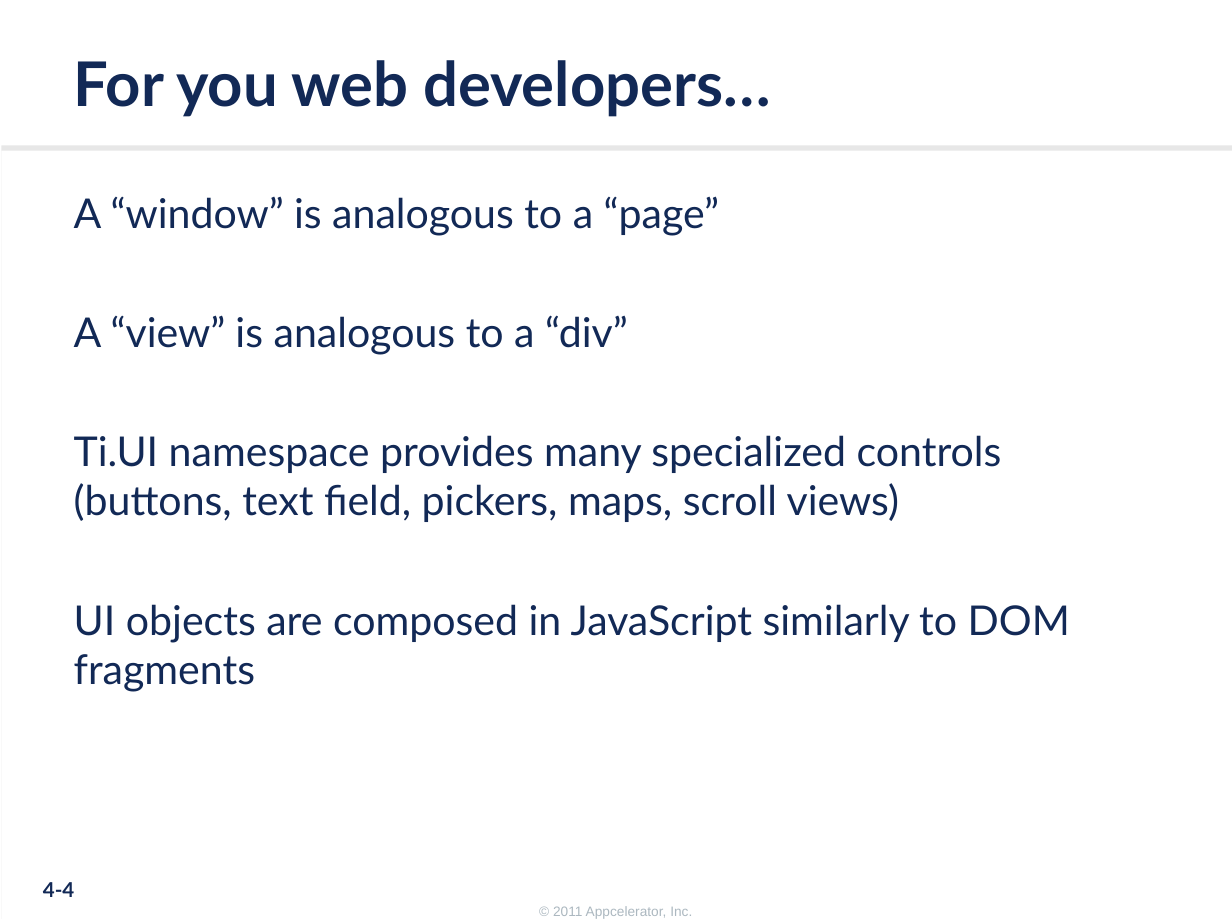
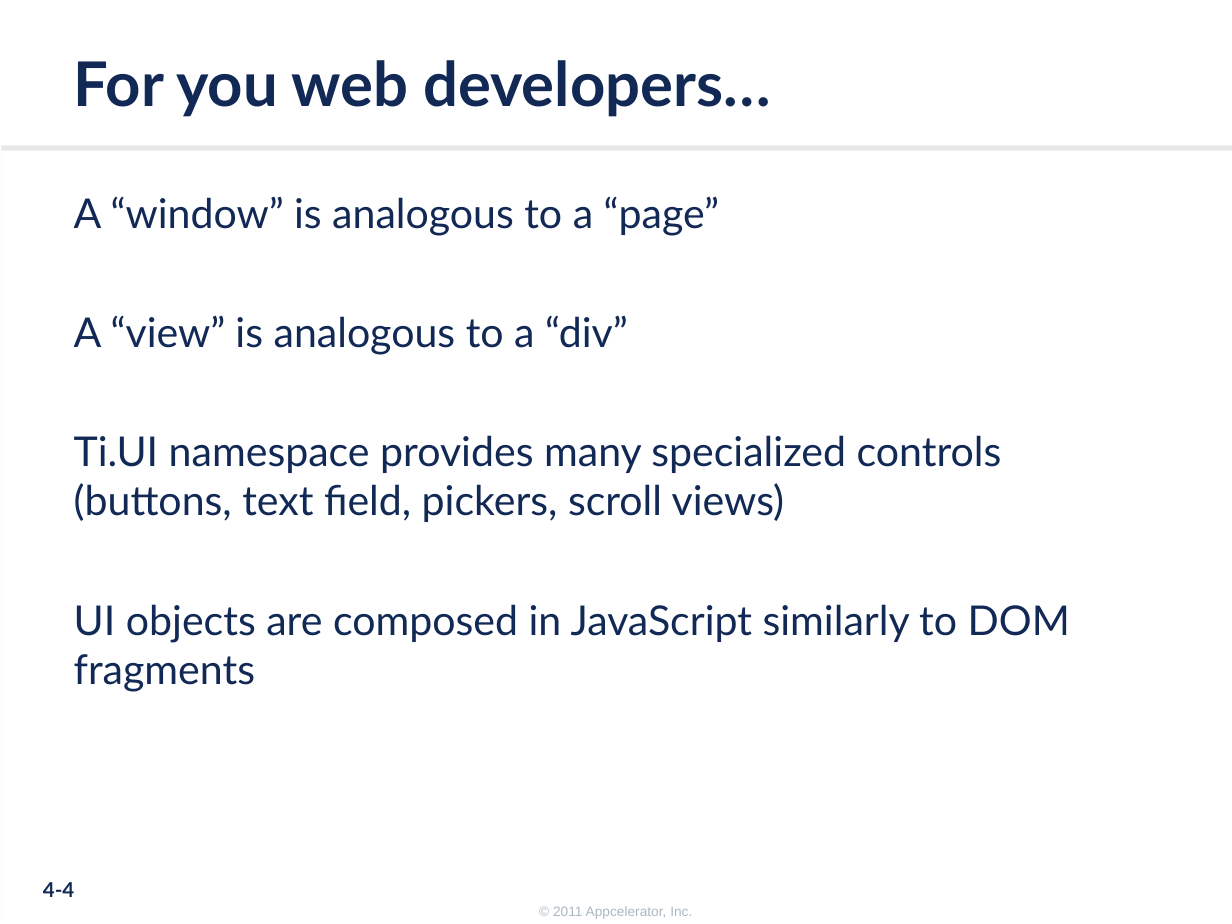
Before and after one commit to appcelerator-training-archive/tcad_certification, a slide deck: slide 4 of 220/220.ppt. Drawn at 1232x924 pixels with LibreOffice and Linux fonts; fonts in the diff are those of the drawing; background and template pictures are left out. Boxes give left, top, right and bottom in pixels: in the first picture for what was removed or moved away, otherwise in the second. Text is boxed around its words. In the diff, an @@ line names an element or a change of style, - is before the commit and + after.

```diff
--- a/220/220.ppt
+++ b/220/220.ppt
@@ text at (74,435,1002,522): text changed @@
-Ti.UI namespace provides many specialized controls (buttons, text field, pickers, maps, scroll views)
+Ti.UI namespace provides many specialized controls (buttons, text field, pickers, scroll views)
```
Also in this commit, not shown: 1 other slide changed, 34 other files.
